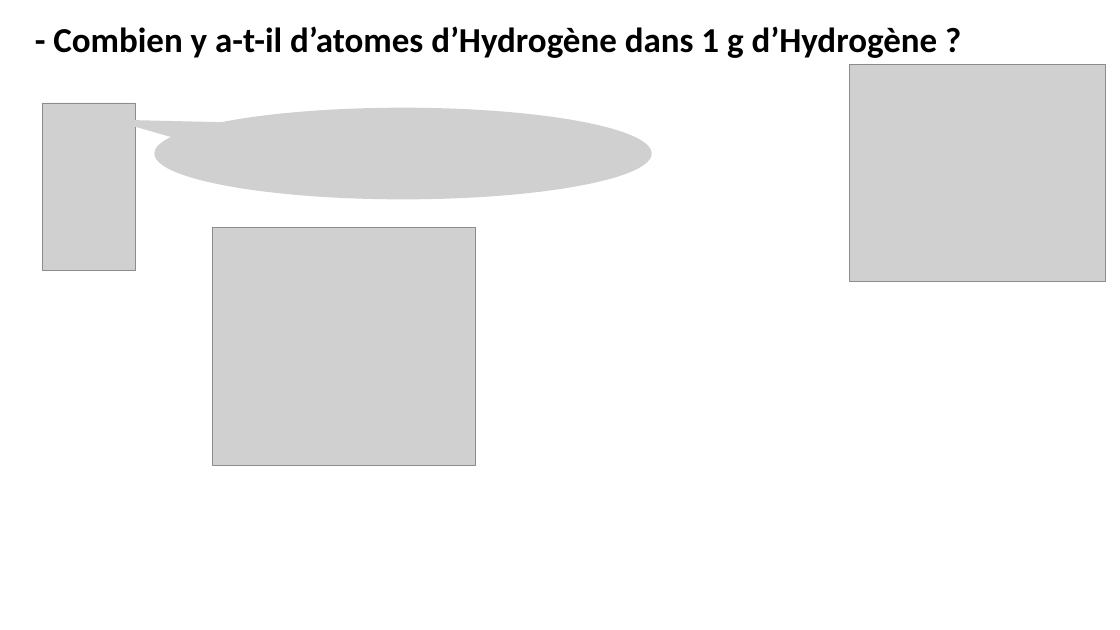
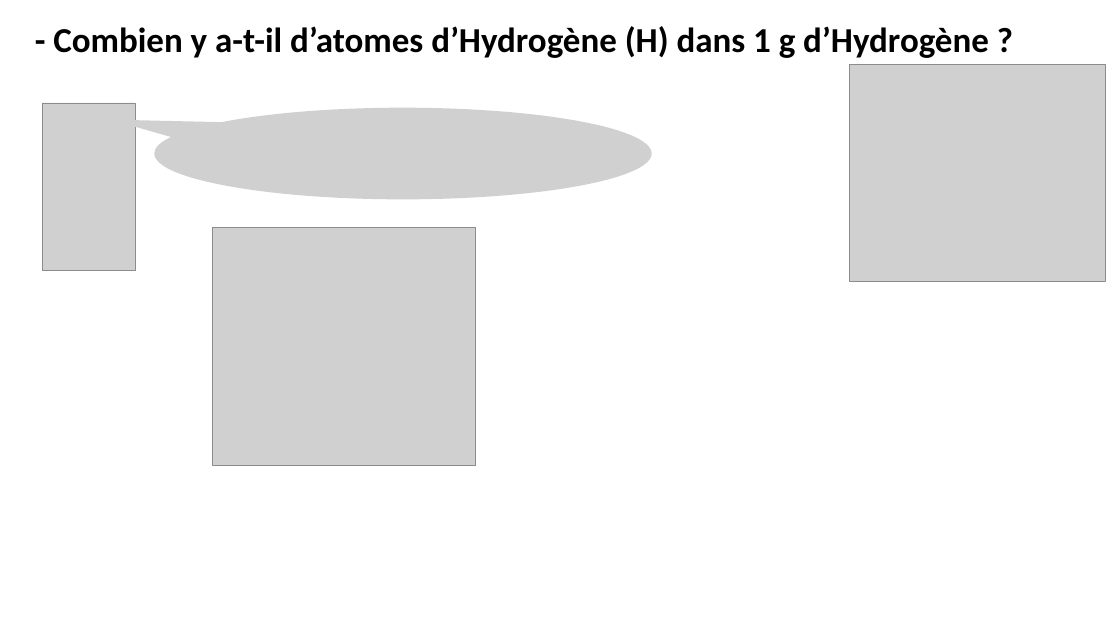
Before and after one commit to pierreghesqui/Lyc-e, a slide deck: slide 5 of Seconde/Chapitre9-LaMole/Activité/Mole.pptx. Drawn at 1120x630 pixels with LibreOffice and Linux fonts; fonts in the diff are those of the drawing; grey boxes stand for pictures. Boxes give left, top, right and bottom in pixels: in the first picture for what was removed or moved away, otherwise in the second. Text is boxed around its words. In the diff, an @@ line names an element or a change of style, - is before the commit and + after.

```diff
--- a/Seconde/Chapitre9-LaMole/Activité/Mole.pptx
+++ b/Seconde/Chapitre9-LaMole/Activité/Mole.pptx
@@ text at (53,26,989,58): text changed @@
-- Combien y a-t-il d’atomes d’Hydrogène dans 1 g d’Hydrogène ?
+- Combien y a-t-il d’atomes d’Hydrogène (H) dans 1 g d’Hydrogène ?
```
Also in this commit, not shown: 6 other slides changed, 4 other files.
